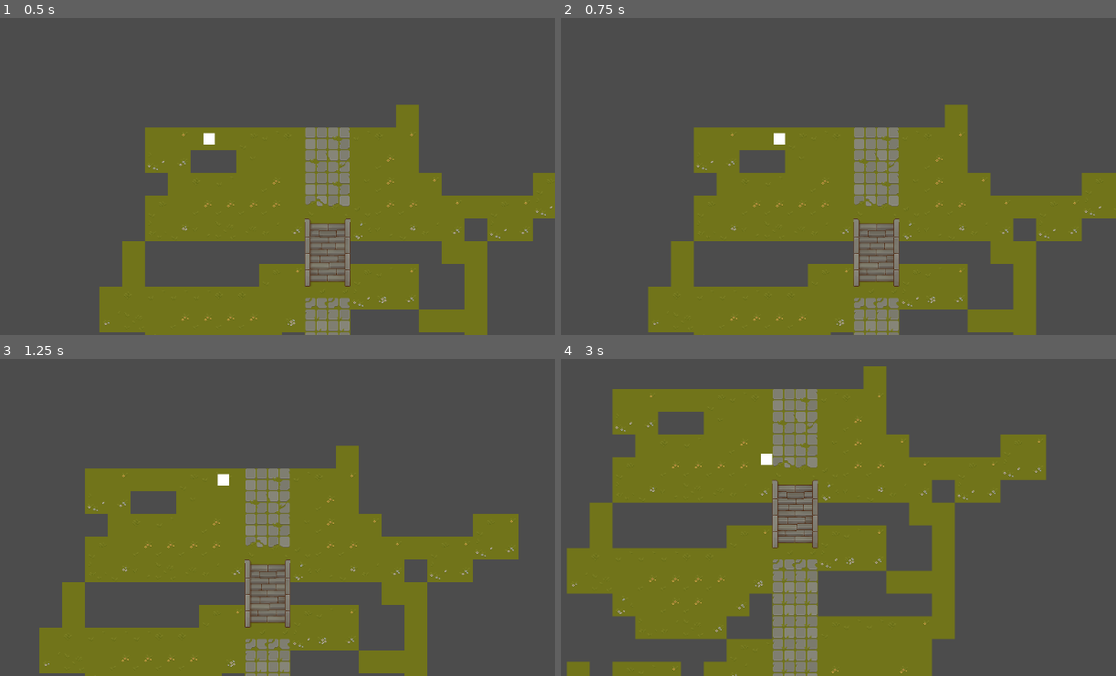
Above: before the commit, frames 1-4 (two rows, left to right).
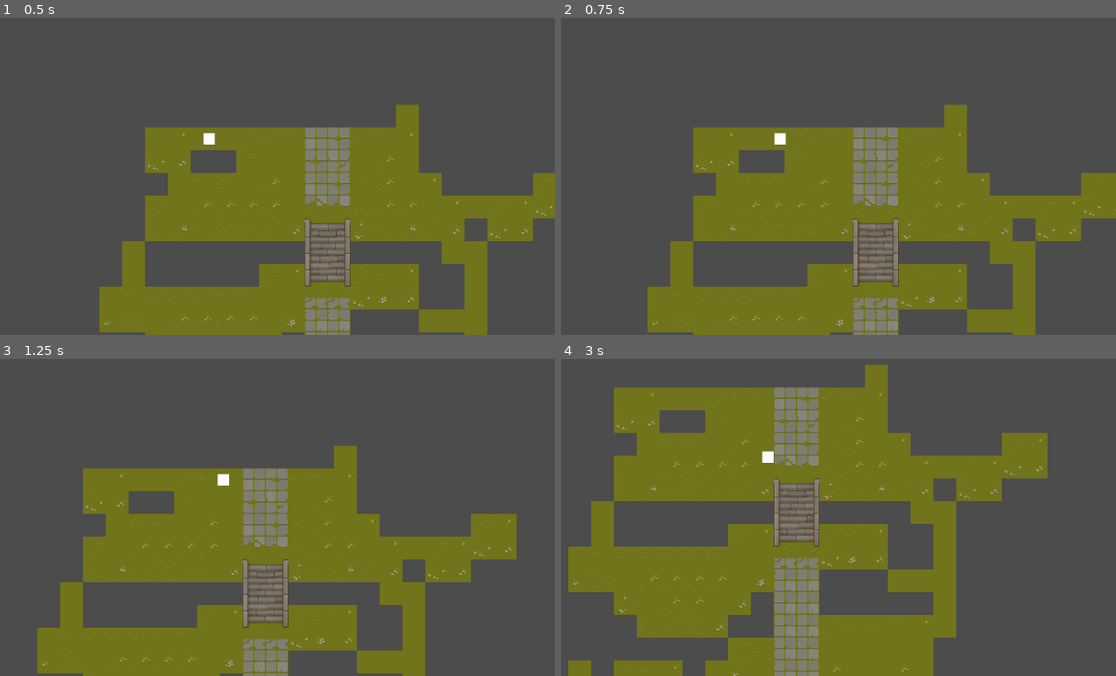
Above: after the commit, the same moments.

Repository: IndieGameDev4Real/Bofa2
Game: Godot game, scene res://scenes/levels/main.tscn
Two runs of this game, one before a commit and one after it. Both use one fixed random seed, a clock stepped at 60 frames per second and the inputs below.
Inputs:
- Up to frame 1 (0.5 s): no input
- Up to frame 2 (0.75 s): hold D (move_right) from 0.53 s (still down); tap Space (roll, bound only after the commit) at 0.6 s
- Up to frame 3 (1.25 s): keep holding D (move_right)
- Up to frame 4 (3 s): release D (move_right) at 1.28 s; hold S (move_down) 1.28-2.03 s; tap Space (roll, bound only after the commit) at 1.35, 2.1, 2.85 s; hold D (move_right) 2.03-2.78 s; tap Enter at 2.75 s; hold W (move_up) from 2.78 s (still down)

Frame 1 is identical in both runs. In frame 2, 1.4% of the frame differs, in the area x 15-100%, y 27-100%; in frame 3, 2.9%; in frame 4, 6.3%, in the area x 0-88%, y 1-100%.

Commit message:
Changed movement code, Roll :)

Diff:
--- /dev/null
+++ b/Lighting.tscn
@@ -0,0 +1,6 @@
+[gd_scene load_steps=2 format=2]
+
+[ext_resource path="res://bull.png" type="Texture" id=1]
+
+[node name="Light2D" type="Light2D"]
+texture = ExtResource( 1 )
--- a/assets/tiles/lame_tile.tres
+++ b/assets/tiles/lame_tile.tres
@@ -3,11 +3,11 @@
 [ext_resource path="res://assets/textures/Texture/TX Tileset Grass.png" type="Texture" id=1]
 [ext_resource path="res://assets/textures/Texture/TX Struct.png" type="Texture" id=2]
 
-[sub_resource type="ConcavePolygonShape2D" id=1]
-segments = PoolVector2Array( 0, 0, 7.70332, 0, 7.70332, 0, 7.47883, 95.9709, 7.47883, 95.9709, 0, 96, 0, 96, 0, 0 )
+[sub_resource type="ConvexPolygonShape2D" id=1]
+points = PoolVector2Array( 7.95561, 96, 0, 96, 0, 0, 7.53698, 0 )
 
-[sub_resource type="ConcavePolygonShape2D" id=2]
-segments = PoolVector2Array( 63.7603, 0, 64, 96, 64, 96, 56.478, 96, 56.478, 96, 56.0855, 0.182022, 56.0855, 0.182022, 63.7603, 0 )
+[sub_resource type="ConvexPolygonShape2D" id=2]
+points = PoolVector2Array( 63.7719, 96, 55.6786, 96, 55.6786, 0, 63.7719, 0 )
 
 [resource]
 0/name = "TX Tileset Grass.png 0"
--- a/project.godot
+++ b/project.godot
@@ -88,6 +88,11 @@
 "events": [ Object(InputEventKey,"resource_local_to_scene":false,"resource_name":"","device":0,"alt":false,"shift":false,"control":false,"meta":false,"command":false,"pressed":false,"scancode":68,"unicode":0,"echo":false,"script":null)
  ]
 }
+roll={
+"deadzone": 0.5,
+"events": [ Object(InputEventKey,"resource_local_to_scene":false,"resource_name":"","device":0,"alt":false,"shift":false,"control":false,"meta":false,"command":false,"pressed":false,"scancode":32,"unicode":0,"echo":false,"script":null)
+ ]
+}
 
 [physics]
 
--- a/scenes/objects/Player.gd
+++ b/scenes/objects/Player.gd
@@ -1,19 +1,62 @@
 class_name Player
 extends Actor
 
-var accel := Vector2.ZERO
+export var ACCELERATION := 500
+export var MAX_SPEED := 150
+export var ROLL_SPEED := 300
+export var FRICTION := 500
+
+enum { MOVE,
+	ROLL,
+	ATTACK,
+	ITEM,
+	NOPIE }
+
+var state = MOVE
+var roll_vector = Vector2.ZERO
 
 func _ready():
 	pass
 
-func get_direction():
-	return Vector2(
-		Input.get_action_strength("move_right") - Input.get_action_strength("move_left"),
-		Input.get_action_strength("move_down") - Input.get_action_strength("move_up")
-	).normalized()
+func _physics_process(delta):
+	match state:
+		MOVE:
+			move_state(delta)
+		ROLL:
+			roll_state(delta)
+		ATTACK:
+			pass
+		ITEM:
+			pass
+		NOPIE:
+			pass
 
 
-func _physics_process(delta):
-	velocity = get_direction() * 150
+func move_state(delta):
+	var input_vector = Vector2.ZERO
+	input_vector.x = Input.get_action_strength("move_right") - Input.get_action_strength("move_left")
+	input_vector.y = Input.get_action_strength("move_down") - Input.get_action_strength("move_up")
+	input_vector = input_vector.normalized()
+	if input_vector != Vector2.ZERO:
+		roll_vector = input_vector
+		velocity = velocity.move_toward(input_vector * MAX_SPEED, ACCELERATION * 9)
+		pass
+	else:
+		velocity = velocity.move_toward(Vector2.ZERO, FRICTION * delta)
+		pass
 
-	move_and_slide(velocity, Vector2.ZERO, false, 4, 0, true);
+	move()
+
+	if Input.is_action_just_pressed("roll"):
+		state = ROLL
+
+func roll_state(delta):
+	velocity = roll_vector * ROLL_SPEED
+	move()
+	state = MOVE
+
+func attack_state(delta):
+	pass
+
+func move():
+	velocity = move_and_slide(velocity)
